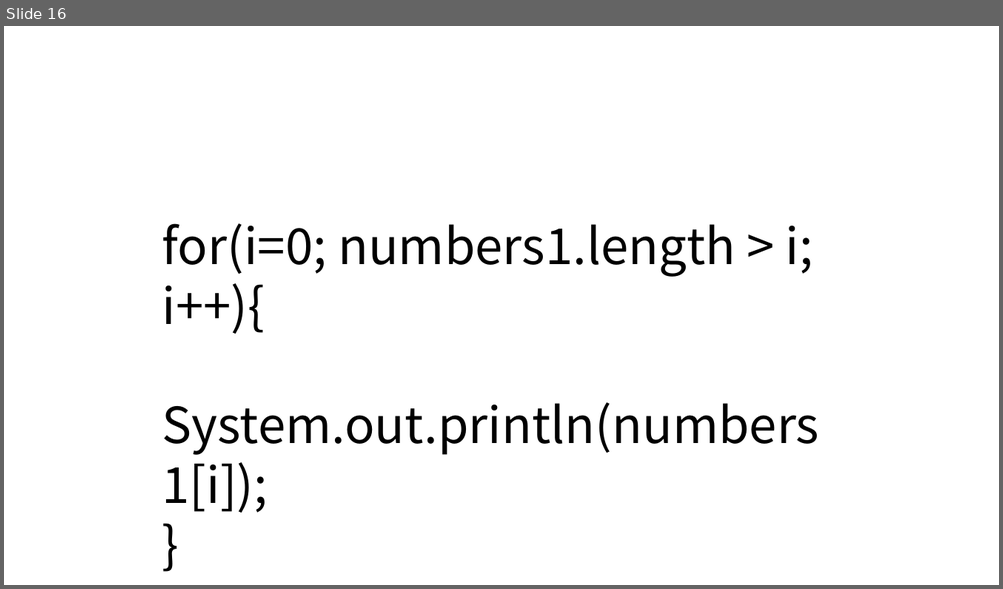
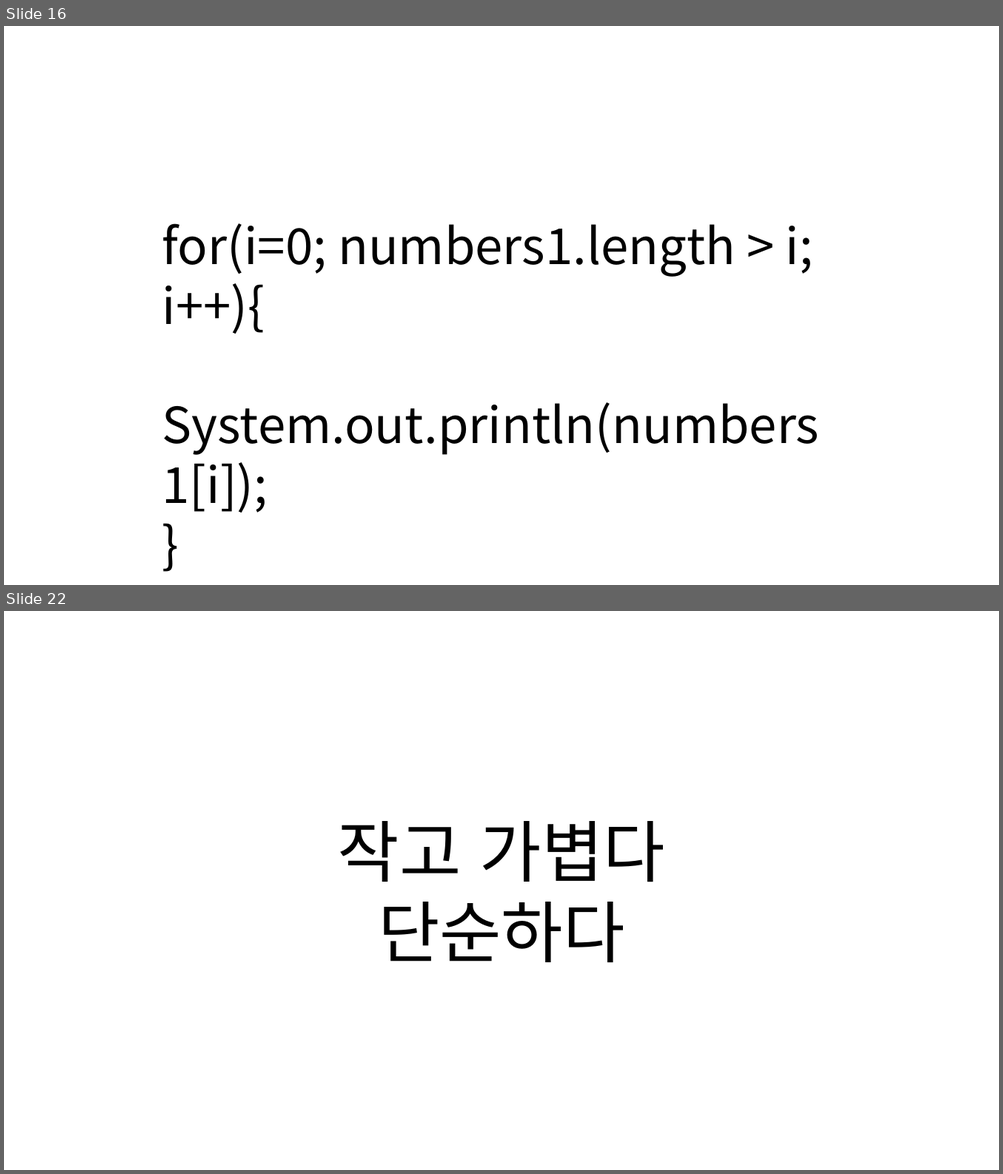
Before and after one commit to happydeveloper/data_structure, a slide deck: presentation/array_java_api.pptx. Shown one above the other, each under a label of ours: slide 16 before the commit, slides 16 and 22 after it; the slides between them are not shown. The pictures are 1003x589 and 1003x1174 pixels, drawn with LibreOffice and Linux fonts; fonts in the diff are those of the drawing. Boxes give left, top, right and bottom in pixels: in the first picture for what was removed or moved away, otherwise in the second. Text is boxed around its words. In the diff, an @@ line names an element or a change of style, - is before the commit and + after.

```diff
--- a/presentation/array_java_api.pptx
+++ b/presentation/array_java_api.pptx
@@ slide 22 added at box(4, 611, 999, 1170), background #FFFFFF @@
@@ title added at box(338, 821, 665, 963), 64.8 pt, text #000000 @@
+작고 가볍다
+단순하다
```
Also in this commit, not shown: 4 slides changed, 5 other slides added, 15 other files.
